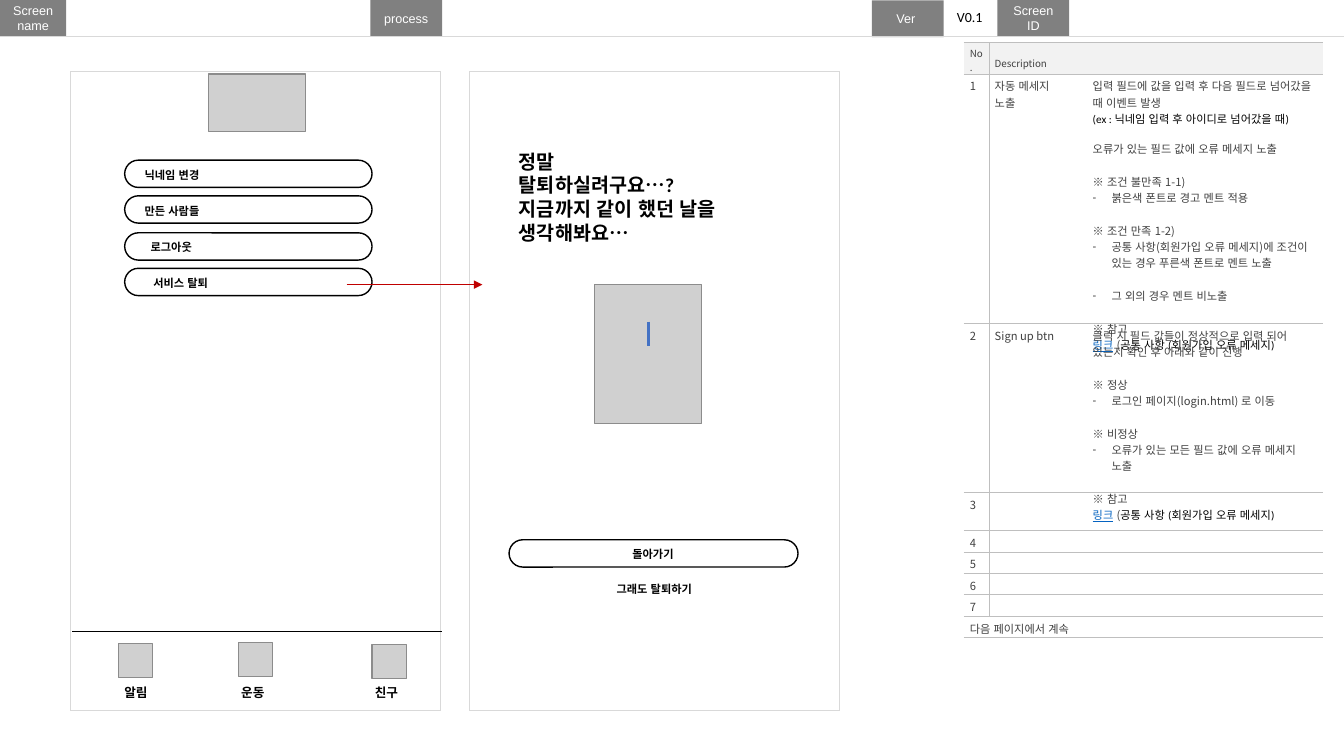
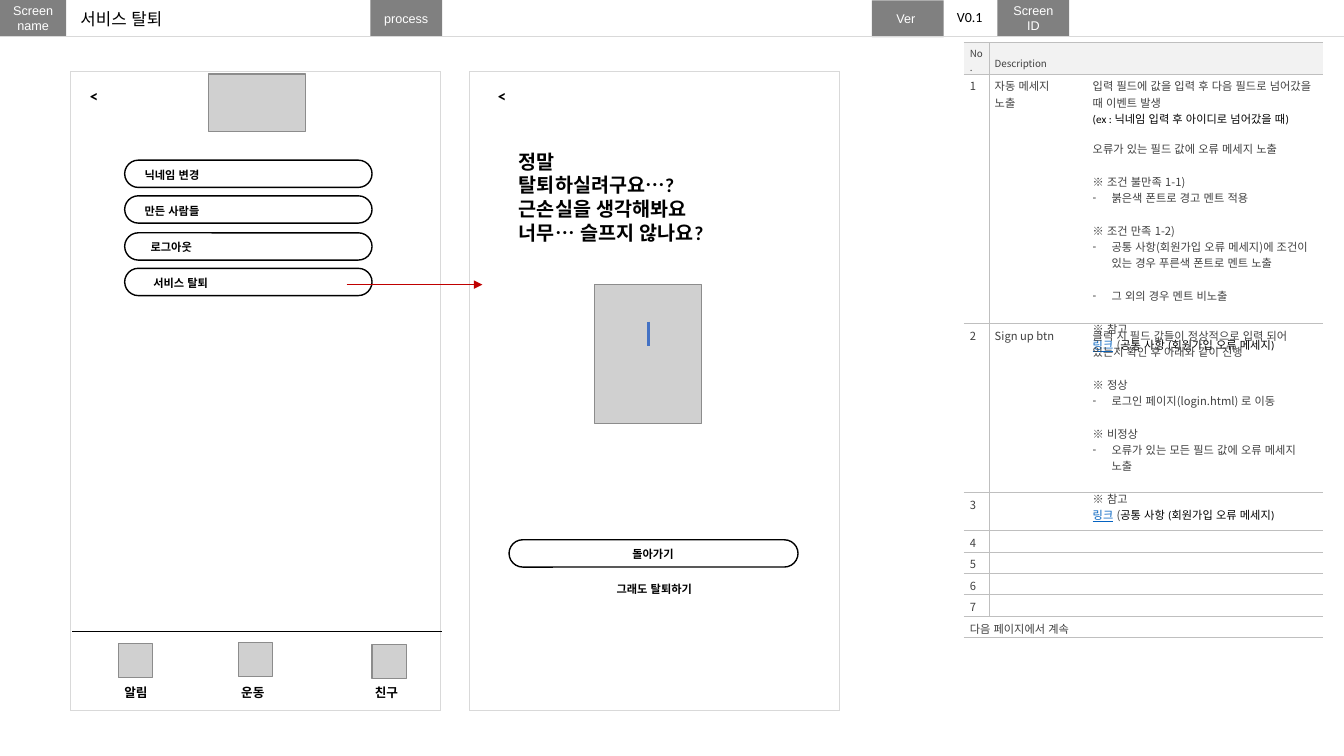
Before and after one commit to nohminkyoung/Final_project, a slide deck: slide 29 of finalproject_화면설계.pptx (slide 17 before the commit). Drawn at 1344x756 pixels with LibreOffice and Linux fonts; fonts in the diff are those of the drawing; grey boxes stand for pictures. Boxes give left, top, right and bottom in pixels: in the first picture for what was removed or moved away, otherwise in the second. Text is boxed around its words. In the diff, an @@ line names an element or a change of style, - is before the commit and + after.

```diff
--- a/finalproject_화면설계.pptx
+++ b/finalproject_화면설계.pptx
@@ text added at bbox=[80, 11, 162, 27], 12 pt, text #000000 @@
+서비스 탈퇴
@@ text added at bbox=[80, 81, 109, 111], 12 pt, text #000000, bold @@
+<
@@ text added at bbox=[488, 81, 517, 111], 12 pt, text #000000, bold @@
+<
@@ text at bbox=[519, 199, 704, 242]: text changed @@
-지금까지 같이 했던 날을 생각해봐요…
+근손실을 생각해봐요
+너무… 슬프지 않나요?
```
Also in this commit, not shown: 7 other slides changed, 12 slides added.
